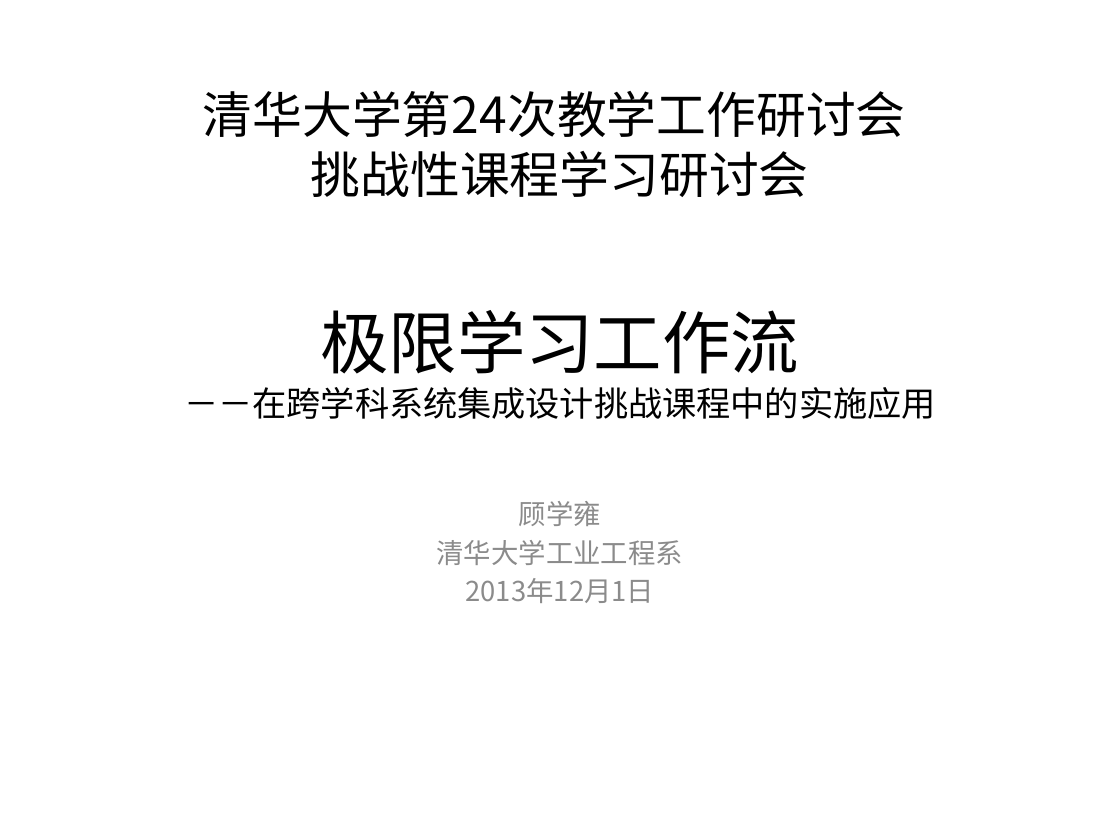
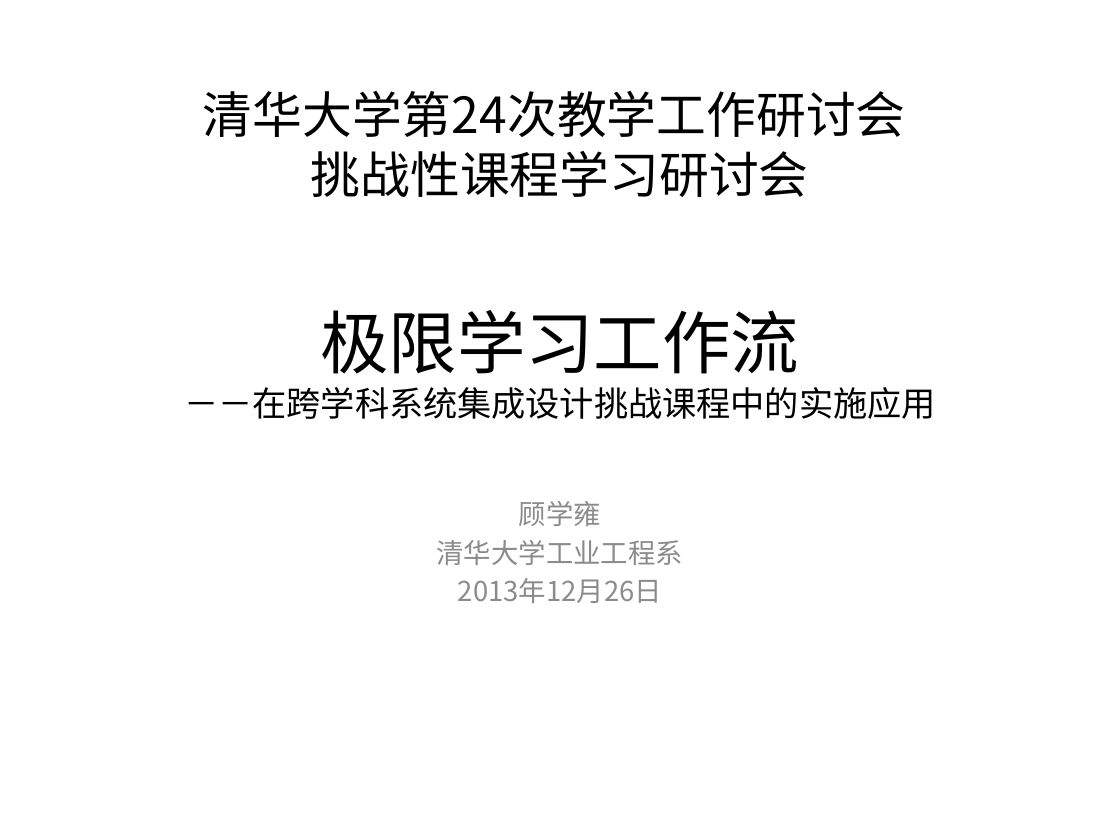
Before and after one commit to woodyme/2014JanXLP, a slide deck: slide 1 of 课程方案/XLP_WorkFLow_CHN.pptx. Drawn at 1120x840 pixels with LibreOffice and Linux fonts; fonts in the diff are those of the drawing; background and template pictures are left out. Boxes give left, top, right and bottom in pixels: in the first picture for what was removed or moved away, otherwise in the second. Text is boxed around its words. In the diff, an @@ line names an element or a change of style, - is before the commit and + after.

```diff
--- a/课程方案/XLP_WorkFLow_CHN.pptx
+++ b/课程方案/XLP_WorkFLow_CHN.pptx
@@ subtitle at (x1=458, y1=578, x2=662, y2=603): text changed @@
-2013年12月1日
+2013年12月26日
```
Also in this commit, not shown: 10 other slides changed, 1 slide removed.
